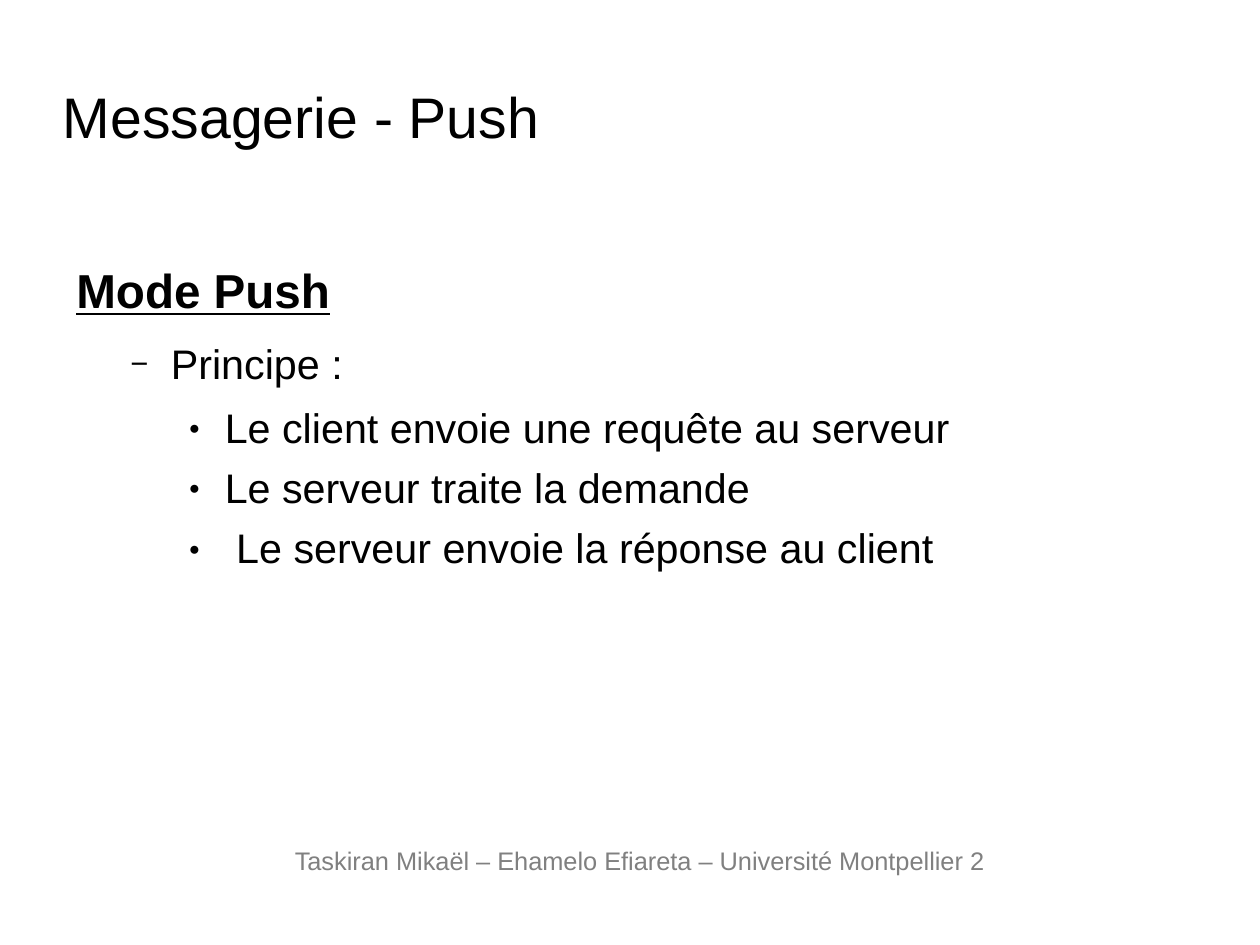
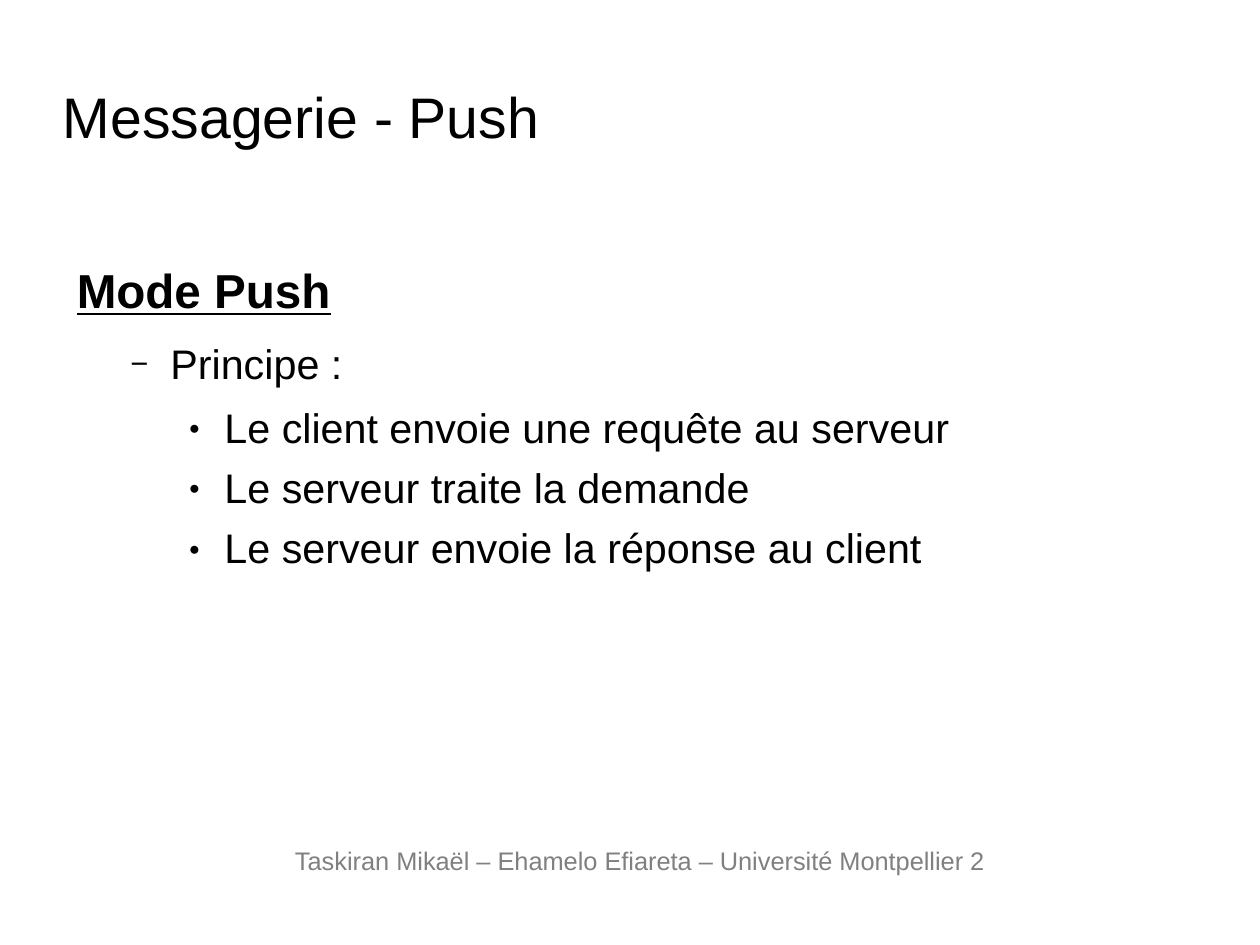
Before and after one commit to kabylzki/eastchat, a slide deck: slide 2 of presentation/presentation.ppt. Drawn at 1260x945 pixels with LibreOffice and Linux fonts; fonts in the diff are those of the drawing; background and template pictures are left out. Boxes give left, top, right and bottom in pixels: in the first picture for what was removed or moved away, otherwise in the second. Text is boxed around its words. In the diff, an @@ line names an element or a change of style, - is before the commit and + after.

```diff
--- a/presentation/presentation.ppt
+++ b/presentation/presentation.ppt
@@ text "Mode Push" at box(77, 273, 949, 572): indent changed @@
```
Also in this commit, not shown: 3 other slides changed, 1 slide added, 2 other files.
